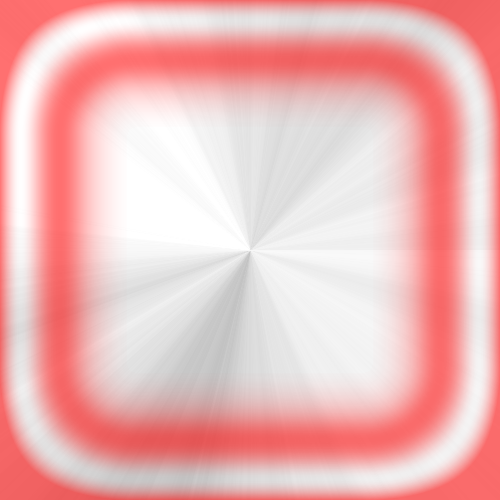
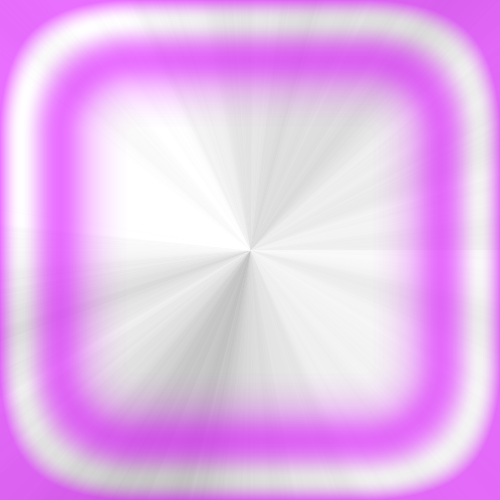
Layer changes from the first 500×500 image to the second:
added layer "castling" above "red" over 0, 0, 500, 500
